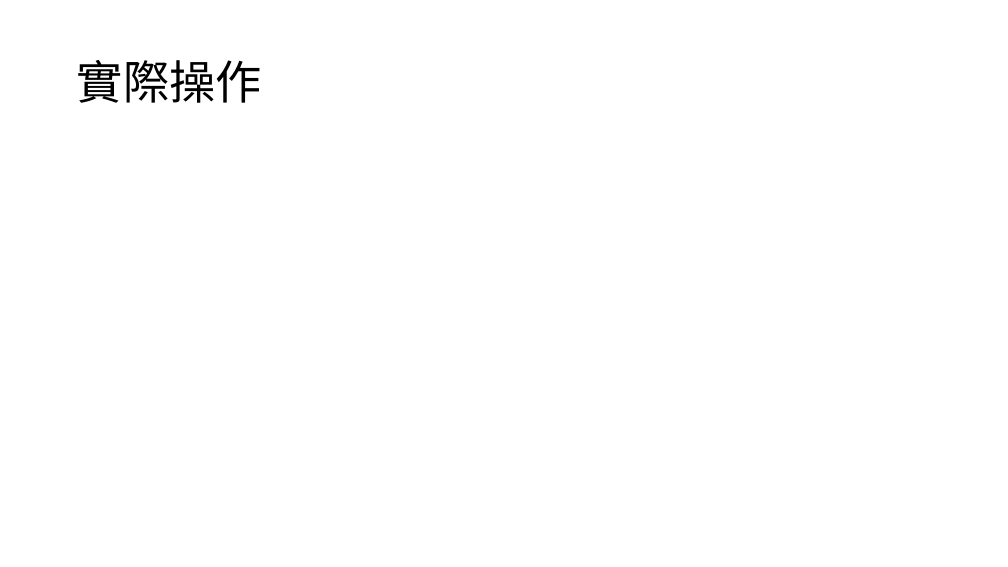
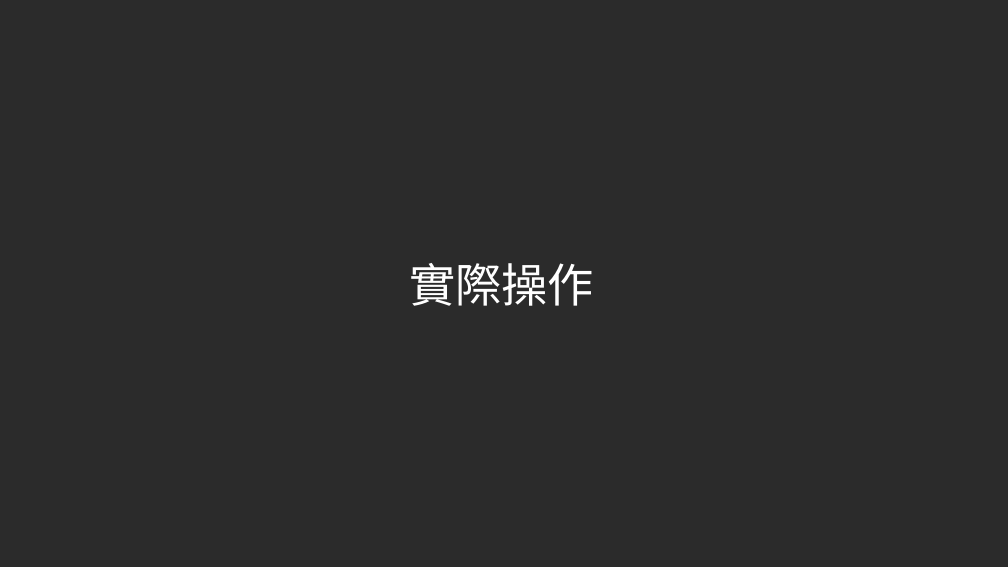
Before and after one commit to Hoxton019030/Columbrium, a slide deck: slide 12 of 新竹縣公私立【納骨塔】清冊資料庫.pptx (slide 10 before the commit). Drawn at 1008x567 pixels with LibreOffice and Linux fonts; fonts in the diff are those of the drawing; background and template pictures are left out; a plain dark background stands for a picture behind light text. Boxes give left, top, right and bottom in pixels: in the first picture for what was removed or moved away, otherwise in the second. Text is boxed around its words. In the diff, an @@ line names an element or a change of style, - is before the commit and + after.

```diff
--- a/新竹縣公私立【納骨塔】清冊資料庫.pptx
+++ b/新竹縣公私立【納骨塔】清冊資料庫.pptx
@@ background #FFFFFF to picture (left out) @@
@@ text "實際操作": place and size @@
-text "實際操作" at box(77, 60, 262, 103)
+text "實際操作" at box(409, 263, 594, 306)
@@ text "實際操作" at box(409, 263, 594, 306): text colour #000000 to #FFFFFF @@
```
Also in this commit, not shown: 9 other slides changed, 2 slides added, 3 slides removed, 15 other files.
